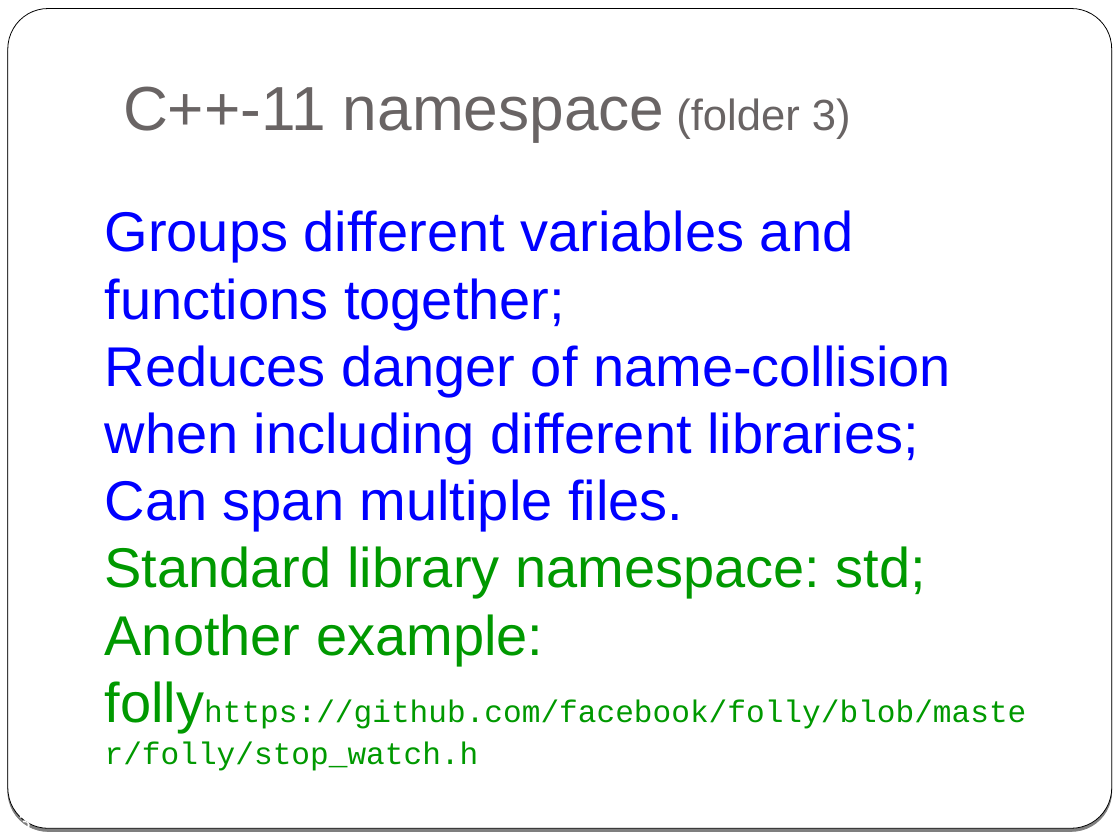
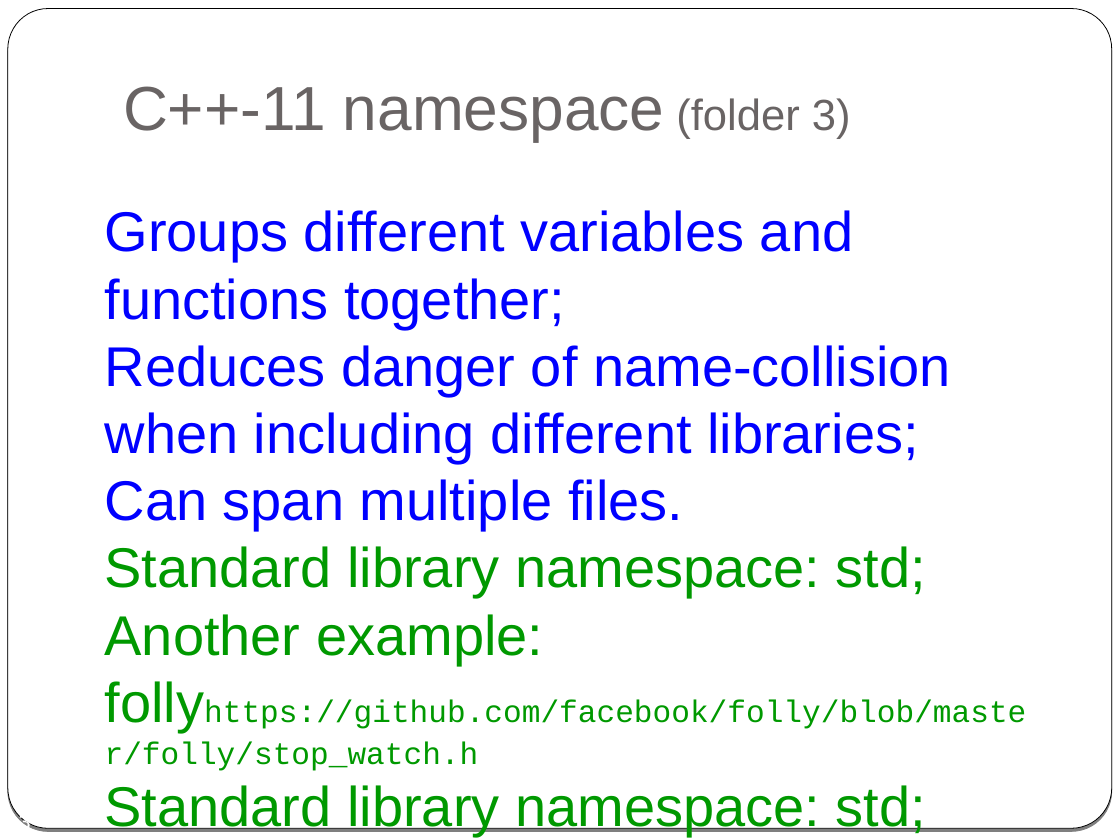
Before and after one commit to cpp-at-ariel/cpp-5779, a slide deck: slide 13 of week01-what-is-cpp/slides-1-cpp-vs-c-vs-java.odp. Drawn at 1120x840 pixels with LibreOffice and Linux fonts; fonts in the diff are those of the drawing. Boxes give left, top, right and bottom in pixels: in the first picture for what was removed or moved away, otherwise in the second. Text is boxed around its words. In the diff, an @@ line names an element or a change of style, - is before the commit and + after.

```diff
--- a/week01-what-is-cpp/slides-1-cpp-vs-c-vs-java.odp
+++ b/week01-what-is-cpp/slides-1-cpp-vs-c-vs-java.odp
@@ text at (x1=105, y1=785, x2=926, y2=836): paragraph added @@
+● Standard library namespace: std;
```
Also in this commit, not shown: 6 other files.
